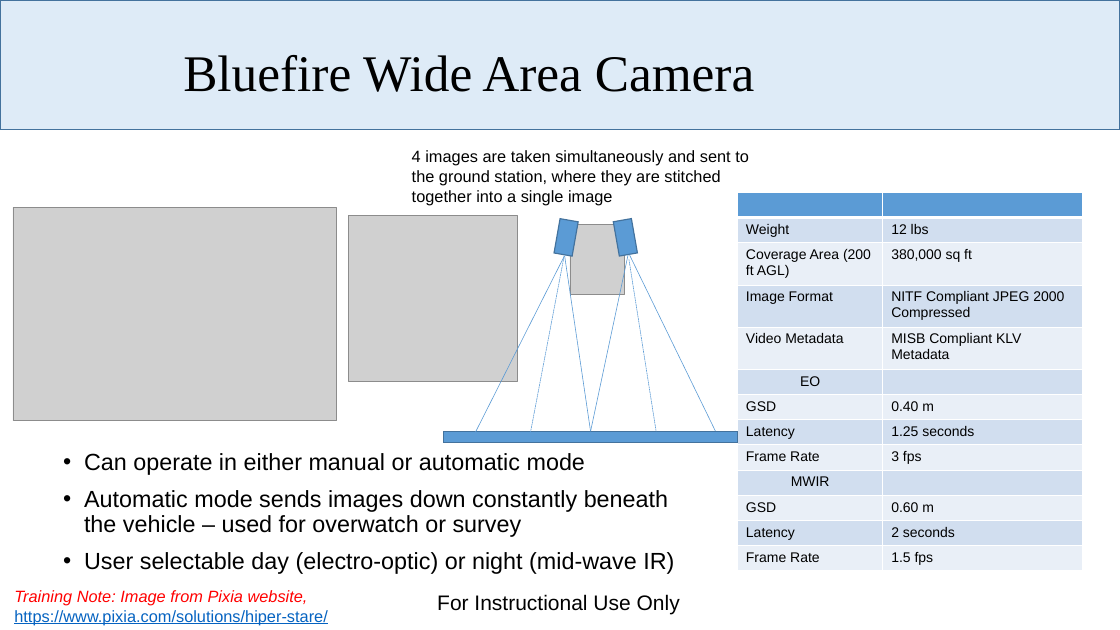
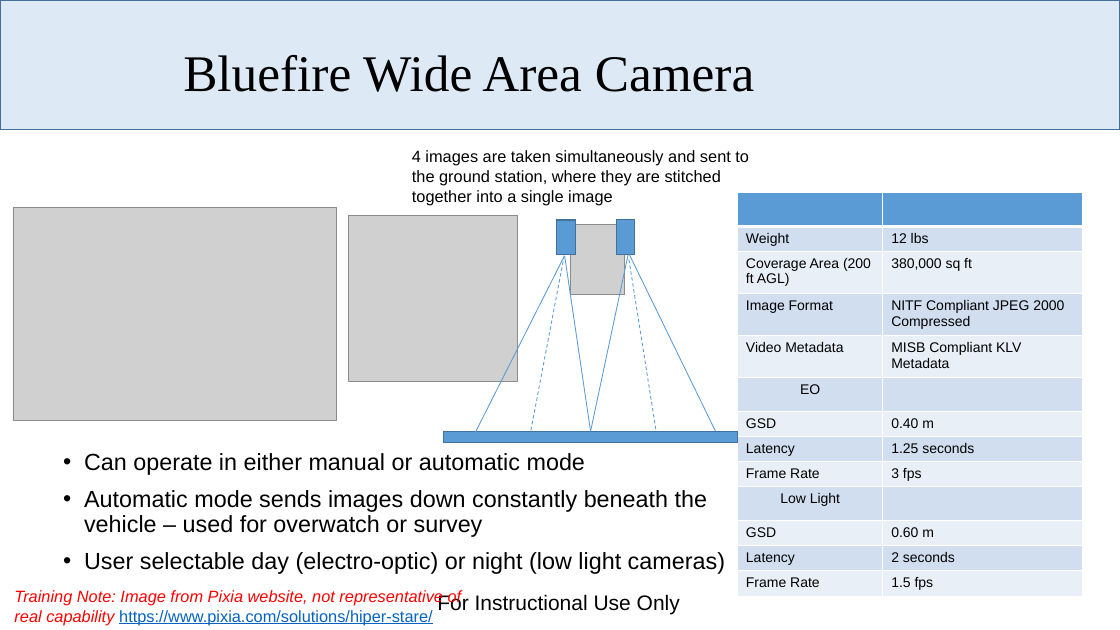
Before and after one commit to dabarrett/rqmtReviewer, a slide deck: slide 5 of Documents/Payloads Overview.pptx. Drawn at 1120x630 pixels with LibreOffice and Linux fonts; fonts in the diff are those of the drawing; grey boxes stand for pictures; background and template pictures are left out. Boxes give left, top, right and bottom in pixels: in the first picture for what was removed or moved away, otherwise in the second. Text is boxed around its words. In the diff, an @@ line names an element or a change of style, - is before the commit and + after.

```diff
--- a/Documents/Payloads Overview.pptx
+++ b/Documents/Payloads Overview.pptx
@@ table at (x1=738, y1=192, x2=1083, y2=594) @@
-row 10, column 1: MWIR
+row 10, column 1: Low Light
@@ fill #D2DEEF to #D0DEEF in 12 cells @@
@@ fill #EAEFF7 to #E9EFF7 in 12 cells @@
@@ outline #43739E 1 pt to #42719B 1 pt in 3 elements at (x1=617, y1=220, x2=635, y2=255), (x1=444, y1=432, x2=738, y2=444), (x1=557, y1=220, x2=576, y2=255) @@
@@ line (565, 256) - (475, 434): stroke #5B9BD5 0.5 pt to #5B9BD5 0.75 pt @@
@@ line (565, 255) - (530, 434): stroke #5B9BD5 0.5 pt dashed to #5B9BD5 0.75 pt dashed @@
@@ line (565, 256) - (591, 432): stroke #5B9BD5 0.5 pt to #5B9BD5 0.75 pt @@
@@ line (628, 255) - (591, 432): stroke #5B9BD5 0.5 pt to #5B9BD5 0.75 pt @@
@@ line (629, 255) - (716, 432): stroke #5B9BD5 0.5 pt to #5B9BD5 0.75 pt @@
@@ line (629, 260) - (656, 432): stroke #5B9BD5 0.5 pt dashed to #5B9BD5 0.75 pt dashed @@
@@ text at (x1=84, y1=453, x2=707, y2=537): less space between paragraphs @@
@@ text at (x1=84, y1=552, x2=725, y2=574): text changed @@
-• User selectable day (electro-optic) or night (mid-wave IR)
+• User selectable day (electro-optic) or night (low light cameras)
@@ text at (x1=14, y1=590, x2=462, y2=625): text changed; text colour #0563C1 to #FF0000; italic on @@
-Training Note: Image from Pixia website, https://www.pixia.com/solutions/hiper-stare/
+Training Note: Image from Pixia website, not representative of real capability https://www.pixia.com/solutions/hiper-stare/
```
Also in this commit, not shown: 5 other slides changed, 27 other files.
